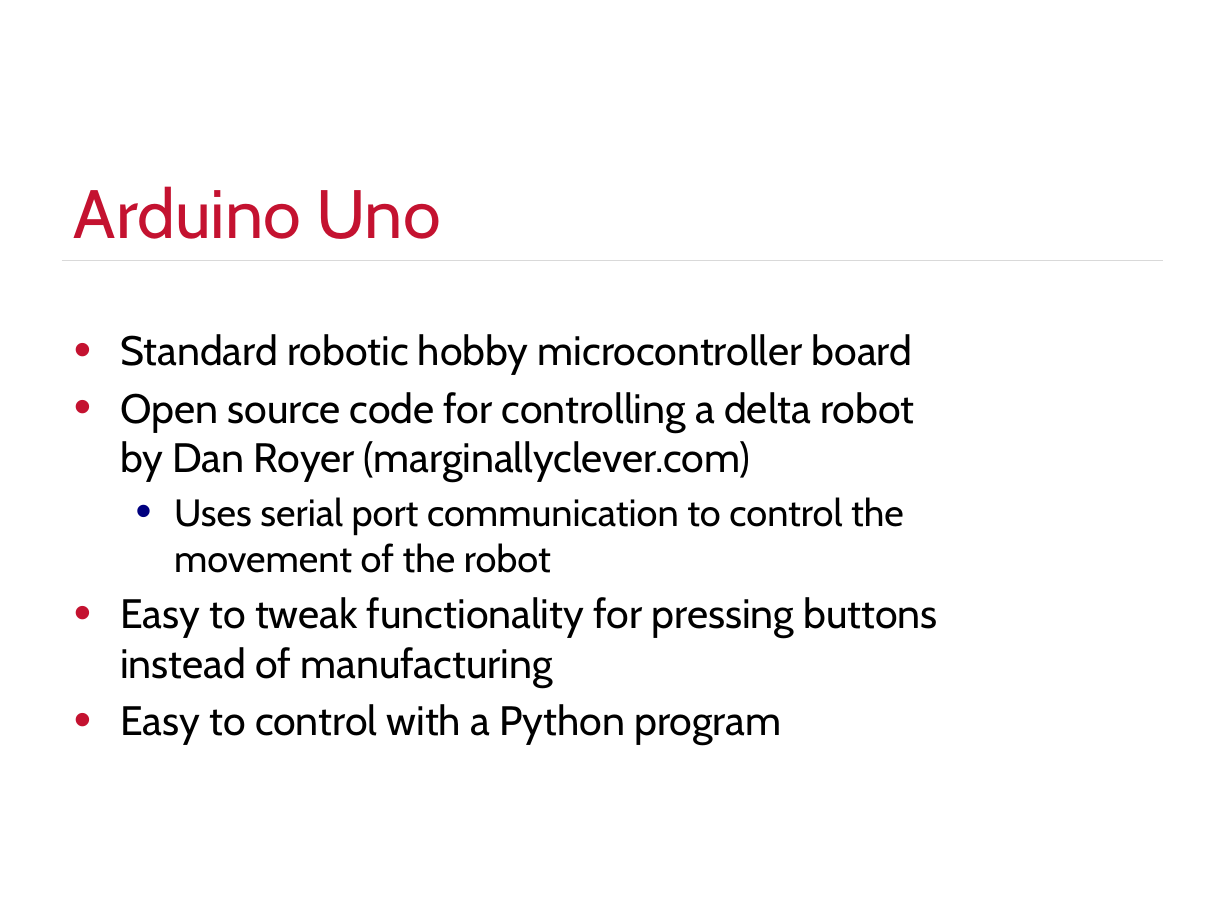
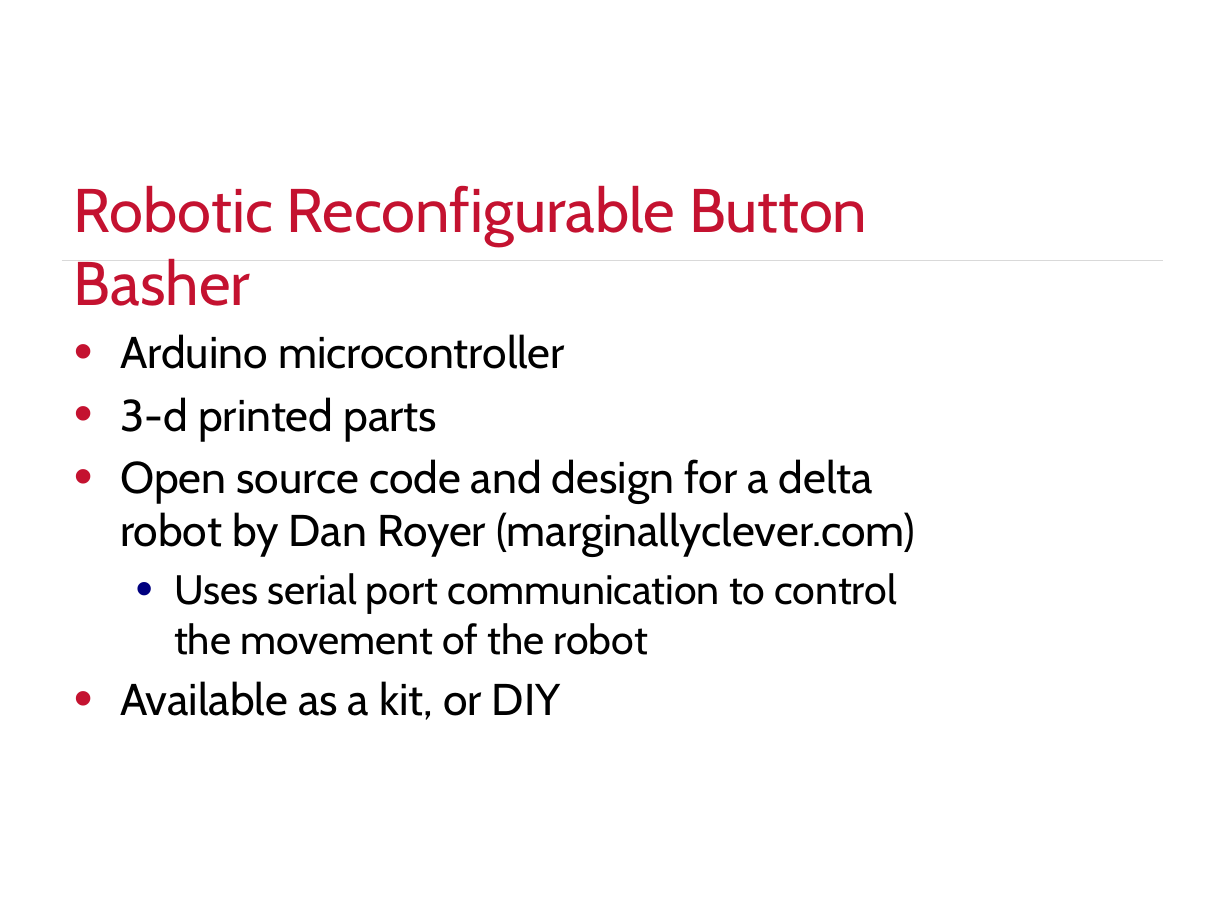
Before and after one commit to justinengler/BruteController, a slide deck: slide 11 of Automated PIN Cracking.pptx (slide 13 before the commit). Drawn at 1232x924 pixels with LibreOffice and Linux fonts; fonts in the diff are those of the drawing; background and template pictures are left out. Boxes give left, top, right and bottom in pixels: in the first picture for what was removed or moved away, otherwise in the second. Text is boxed around its words. In the diff, an @@ line names an element or a change of style, - is before the commit and + after.

Commit message:
Final(?) slides

```diff
--- a/Automated PIN Cracking.pptx
+++ b/Automated PIN Cracking.pptx
@@ title at bbox=[74, 185, 867, 306]: text changed; size 40 to 36 pt @@
-Arduino Uno
+Robotic Reconfigurable Button Basher
@@ text at bbox=[120, 334, 915, 557]: text changed; size 24.1 to 26 pt @@
-• Standard robotic hobby microcontroller board
-• Open source code for controlling a delta robot by Dan Royer (marginallyclever.com)
+• Arduino microcontroller
+• 3-d printed parts
+• Open source code and design for a delta robot by Dan Royer (marginallyclever.com)
@@ text at bbox=[174, 573, 897, 655]: size 22.2 to 24 pt in "Uses serial port communication to control the ..." @@
@@ text at bbox=[120, 681, 561, 720]: text changed; size 24.1 to 26 pt @@
-• Easy to tweak functionality for pressing buttons instead of manufacturing
-• Easy to control with a Python program
+• Available as a kit, or DIY
```
Also in this commit, not shown: 8 other slides changed, 3 slides added, 5 slides removed, 2 other files.
